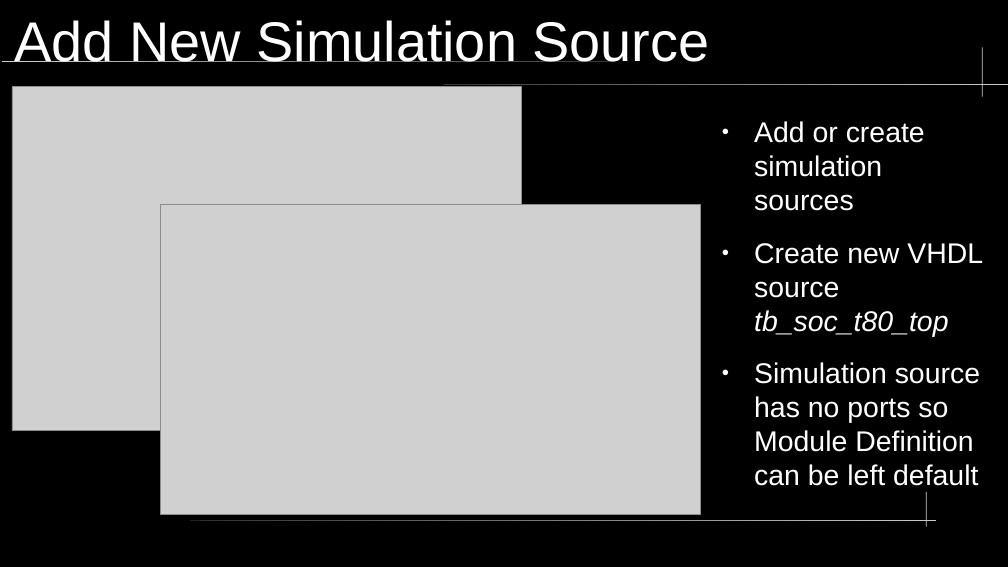
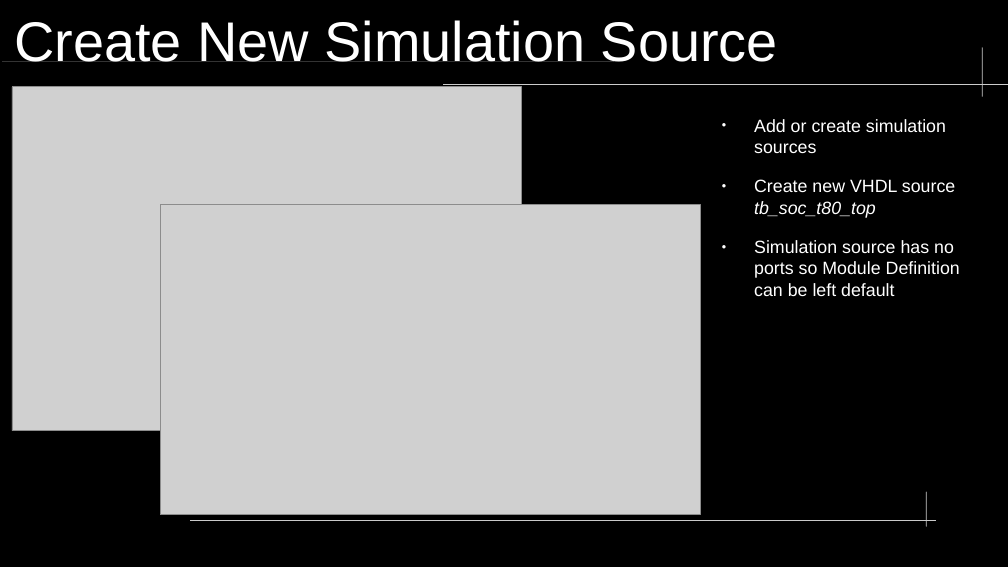
Before and after one commit to neiderm/retro_comp_fpga, a slide deck: slide 2 of docs/soc_t80_vga_tb.odp. Drawn at 1008x567 pixels with LibreOffice and Linux fonts; fonts in the diff are those of the drawing; grey boxes stand for pictures; background and template pictures are left out. Boxes give left, top, right and bottom in pixels: in the first picture for what was removed or moved away, otherwise in the second. Text is boxed around its words. In the diff, an @@ line names an element or a change of style, - is before the commit and + after.

```diff
--- a/docs/soc_t80_vga_tb.odp
+++ b/docs/soc_t80_vga_tb.odp
@@ title at bbox=[14, 20, 778, 62]: text changed @@
-Add New Simulation Source
+Create New Simulation Source
@@ text "Add or create simulation sources" at bbox=[754, 119, 960, 296]: size 22.4 to 14 pt @@
```
Also in this commit, not shown: 3 other slides changed, 3 slides added, 5 slides removed, 5 other files.
